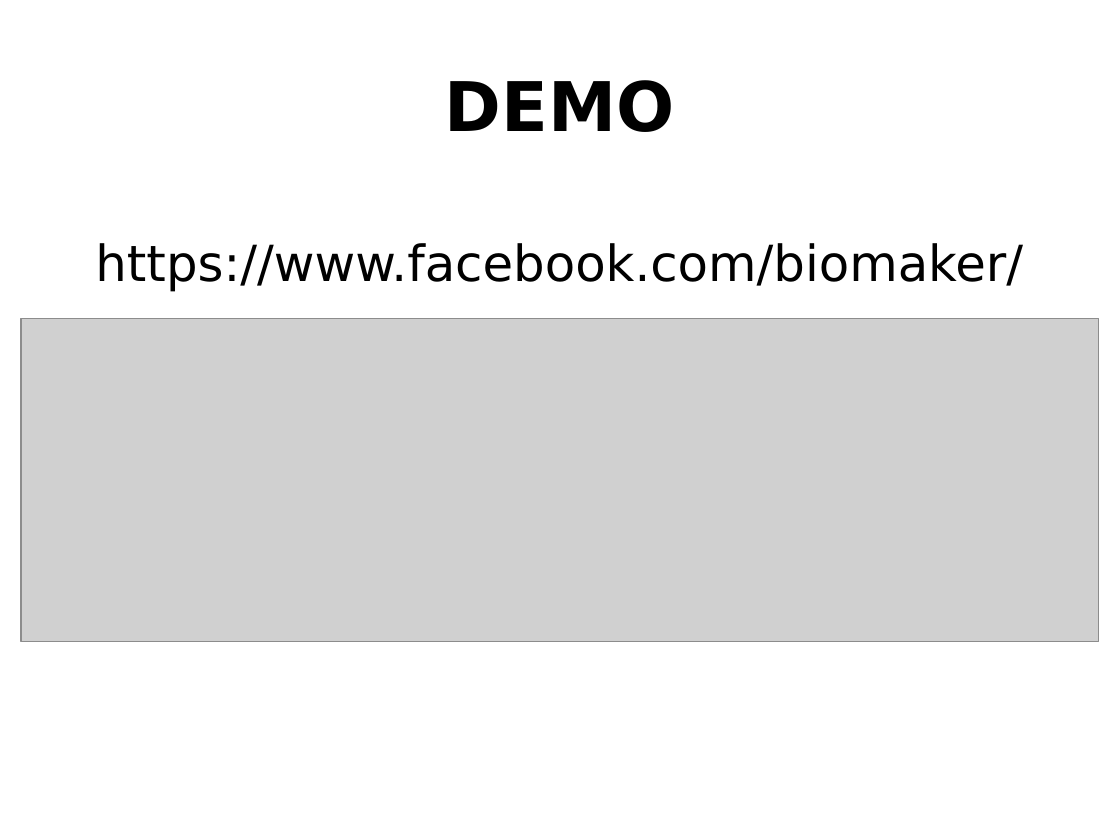
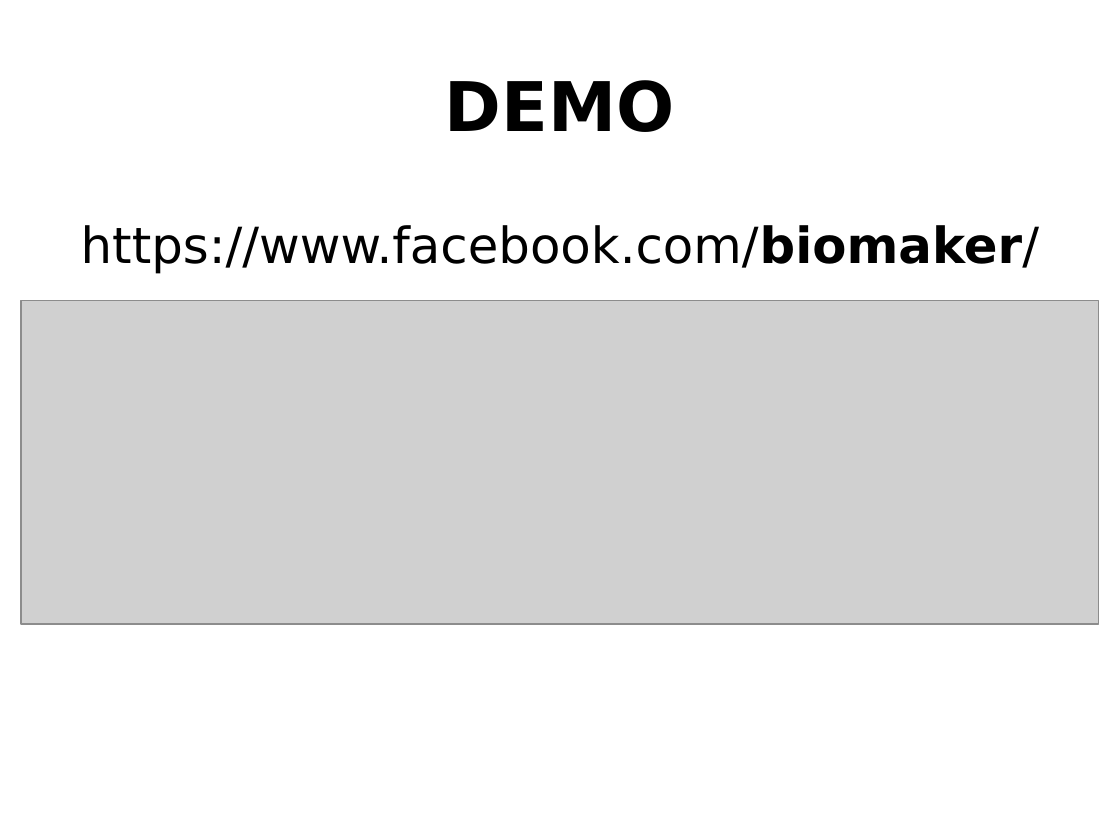
Before and after one commit to monster1985/AsiaOpenData2017, a slide deck: slide 9 of 簡報_跨領域研究室.pptx. Drawn at 1120x840 pixels with LibreOffice and Linux fonts; fonts in the diff are those of the drawing; grey boxes stand for pictures. Boxes give left, top, right and bottom in pixels: in the first picture for what was removed or moved away, otherwise in the second. Text is boxed around its words. In the diff, an @@ line names an element or a change of style, - is before the commit and + after.

Commit message:
upload

```diff
--- a/簡報_跨領域研究室.pptx
+++ b/簡報_跨領域研究室.pptx
@@ text "https://www.facebook.com/biomaker/": place and size @@
-text "https://www.facebook.com/biomaker/" at [95,243,1023,292]
+text "https://www.facebook.com/biomaker/" at [81,225,1039,274]
@@ text "https://www.facebook.com/biomaker/" at [81,225,1039,274]: bold on in "https://www.facebook.com/biomaker/" @@
@@ picture: place and size @@
-picture at [21,318,1099,642]
+picture at [21,301,1099,625]
```
Also in this commit, not shown: 2 other slides changed.
